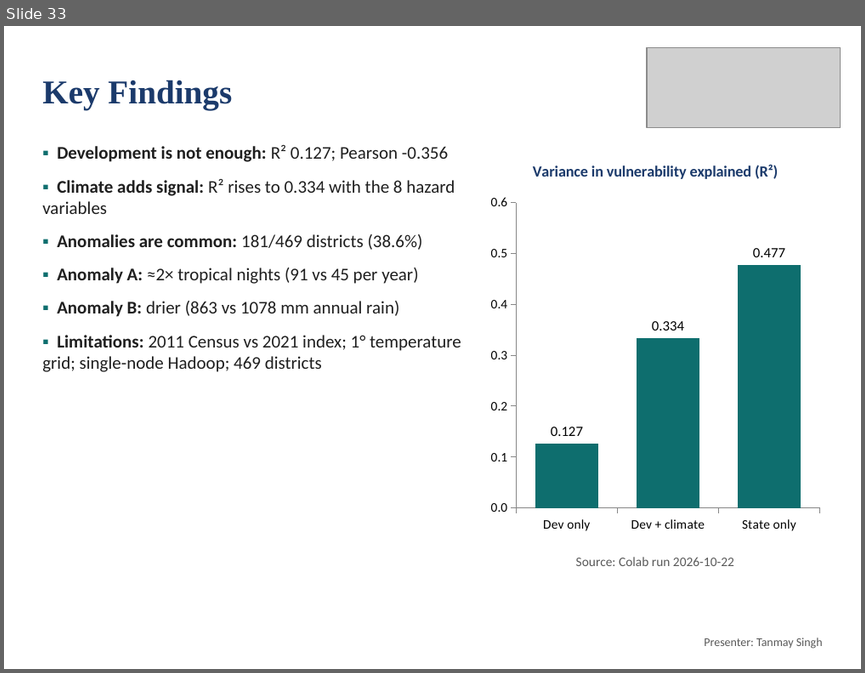
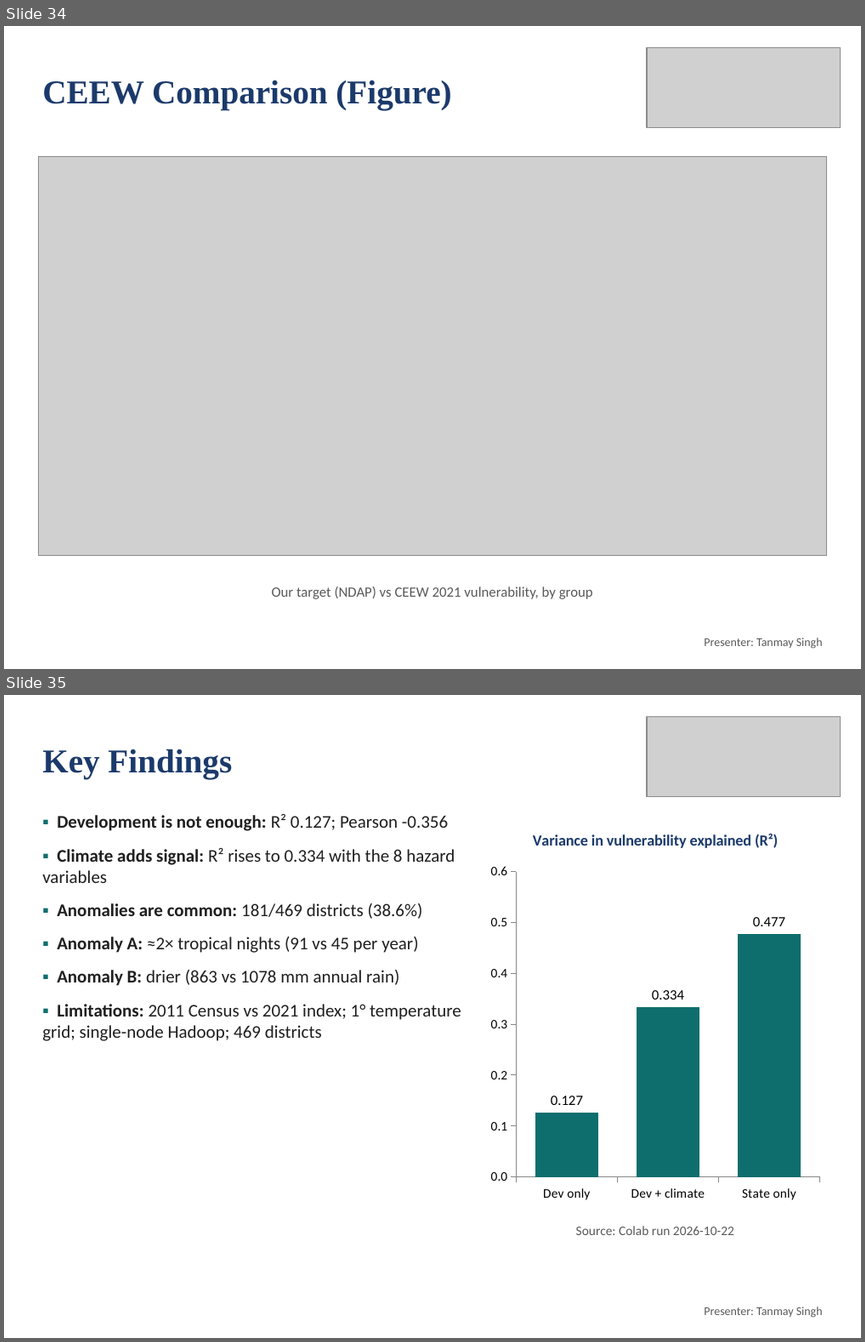
Before and after one commit to deepankarkumar1310/hadoop-ml-algorithm-, a slide deck: docs/Review2_Deck.pptx. Shown one above the other, each under a label of ours: slide 33 before the commit, slides 34 and 35 after it. The pictures are 865x673 and 865x1342 pixels, drawn with LibreOffice and Linux fonts; fonts in the diff are those of the drawing; grey boxes stand for pictures. Boxes give left, top, right and bottom in pixels: in the first picture for what was removed or moved away, otherwise in the second. Text is boxed around its words. In the diff, an @@ line names an element or a change of style, - is before the commit and + after.

Commit message:
Review 3: comparison with CEEW 2021 district ranking (slides, paper, report)

```diff
--- a/docs/Review2_Deck.pptx
+++ b/docs/Review2_Deck.pptx
@@ slide 34 added at bbox=[4, 26, 861, 669], background #FFFFFF @@
@@ picture added at bbox=[647, 47, 840, 128] @@
@@ title added at bbox=[42, 80, 451, 109], 28 pt, text #1B3A6B, bold @@
+CEEW Comparison (Figure)
@@ picture added at bbox=[38, 157, 827, 556] @@
@@ text added at bbox=[272, 586, 593, 599], 12 pt, text #595959 @@
+Our target (NDAP) vs CEEW 2021 vulnerability, by group
@@ text added at bbox=[704, 637, 823, 648], 10 pt, text #595959 @@
+Presenter: Tanmay Singh
@@ what was slide 33 is now slide 35 @@
```
Also in this commit, not shown: 2 slides changed, 1 other slide added, 13 other files.
